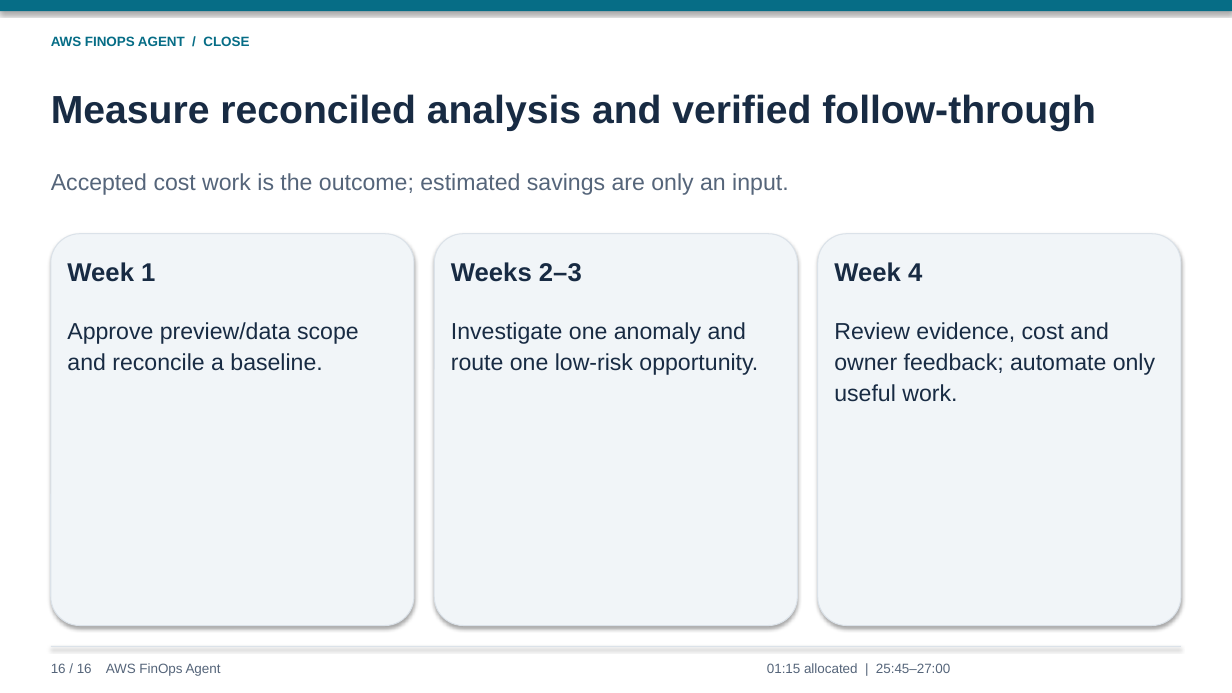
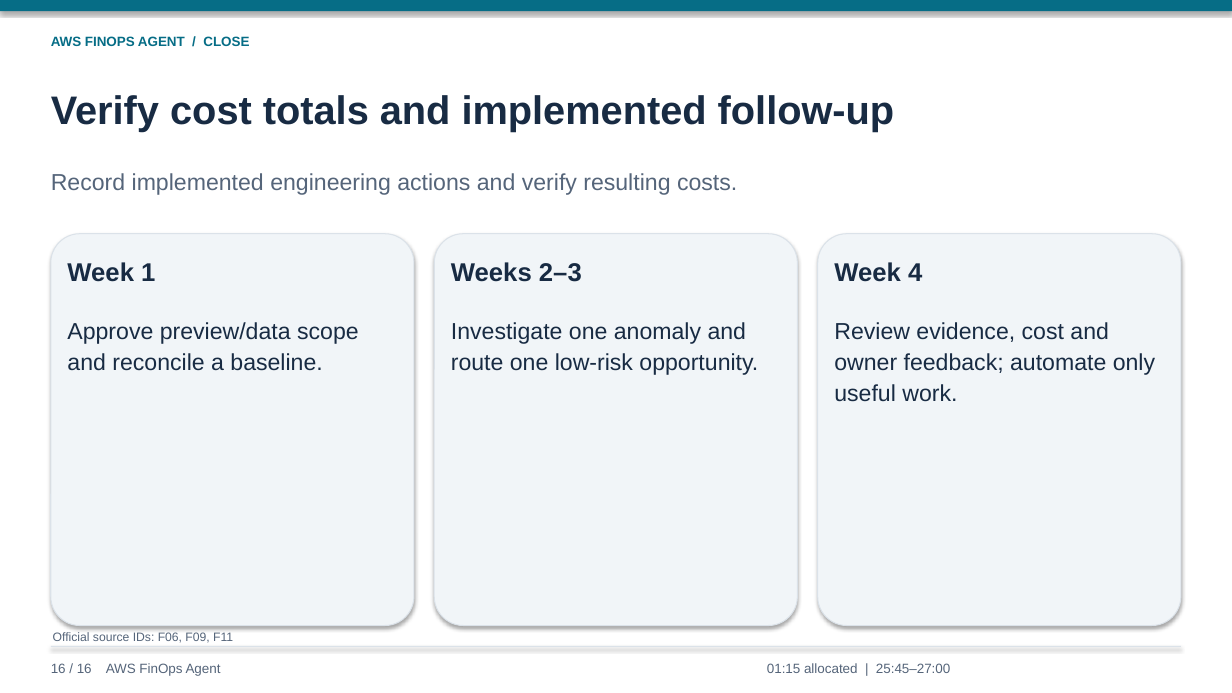
Before and after one commit to lyrel-dev/frontier-agents, a slide deck: slide 16 of presentations/aws-finops-agent-presentation.pptx. Drawn at 1232x693 pixels with LibreOffice and Linux fonts; fonts in the diff are those of the drawing. Boxes give left, top, right and bottom in pixels: in the first picture for what was removed or moved away, otherwise in the second. Text is boxed around its words. In the diff, an @@ line names an element or a change of style, - is before the commit and + after.

```diff
--- a/presentations/aws-finops-agent-presentation.pptx
+++ b/presentations/aws-finops-agent-presentation.pptx
@@ text at bbox=[51, 95, 895, 131]: text changed; size 30.5 to 31 pt @@
-Measure reconciled analysis and verified follow-through
+Verify cost totals and implemented follow-up
@@ text at bbox=[51, 173, 737, 195]: text changed @@
-Accepted cost work is the outcome; estimated savings are only an input.
+Record implemented engineering actions and verify resulting costs.
@@ text added at bbox=[53, 632, 233, 643], 9.5 pt, text #55657A @@
+Official source IDs: F06, F09, F11
```
Also in this commit, not shown: 15 other slides changed, 13 slides added.
